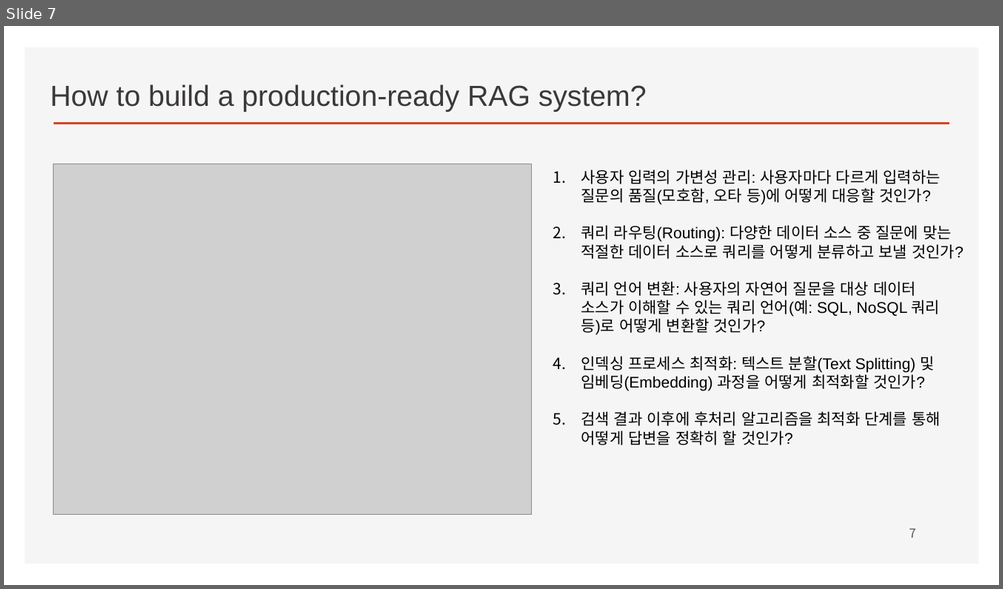
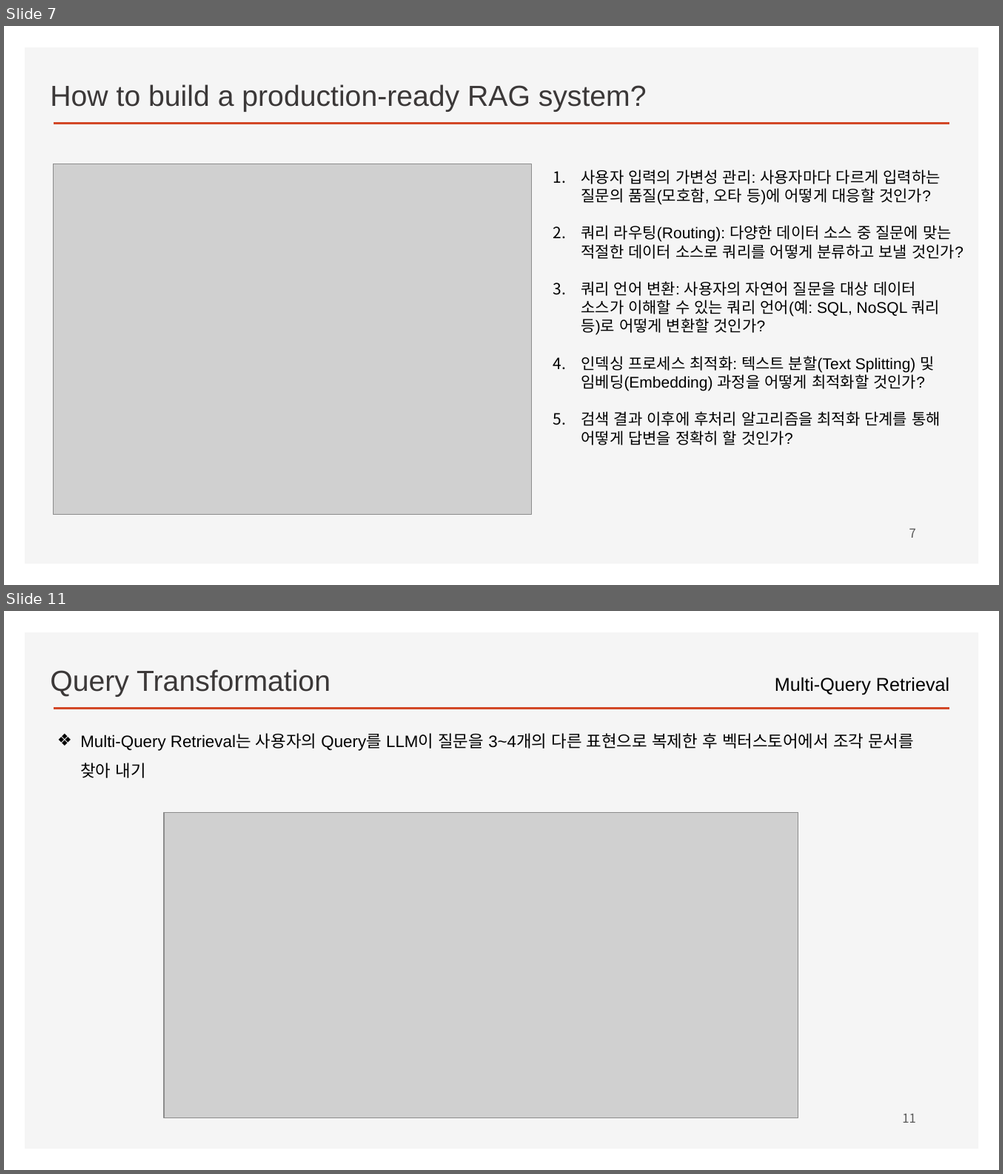
Before and after one commit to ancestor9/2026_Fall_Learning-Langchain-AI-Agent, a slide deck: CHAPTER 3 RAG Part II_Chatting with Your Data.pptx. Shown one above the other, each under a label of ours: slide 7 before the commit, slides 7 and 11 after it; the slides between them are not shown. The pictures are 1003x589 and 1003x1174 pixels, drawn with LibreOffice and Linux fonts; fonts in the diff are those of the drawing; grey boxes stand for pictures; background and template pictures are left out. Boxes give left, top, right and bottom in pixels: in the first picture for what was removed or moved away, otherwise in the second. Text is boxed around its words. In the diff, an @@ line names an element or a change of style, - is before the commit and + after.

```diff
--- a/CHAPTER 3 RAG Part II_Chatting with Your Data.pptx
+++ b/CHAPTER 3 RAG Part II_Chatting with Your Data.pptx
@@ slide 11 added at [4, 611, 999, 1170], background #FFFFFF; not listed: 2 template elements that a slide beside it also shows @@
@@ text added at [50, 669, 330, 697], 28 pt, text #3B3838 @@
+Query Transformation
@@ text added at [774, 677, 949, 695], 18 pt, text #000000 @@
+Multi-Query Retrieval
@@ text added at [80, 733, 913, 778], 16 pt, text #000000 @@
+  ❖ Multi-Query Retrieval는 사용자의 Query를 LLM이 질문을 3~4개의 다른 표현으로 복제한 후 벡터스토어에서 조각 문서를 찾아 내기
@@ picture added at [164, 812, 798, 1119] @@
@@ page number added at [902, 1113, 916, 1123], 12 pt, text #595959 @@
+11
```
Also in this commit, not shown: 3 slides changed, 8 other slides added, 1 slide removed.
